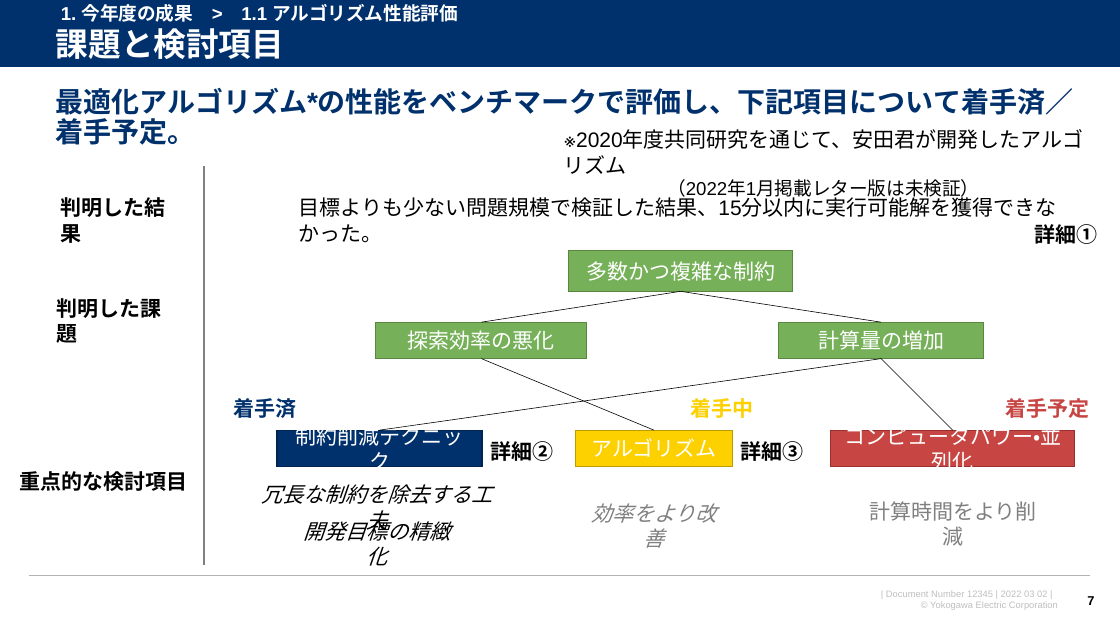
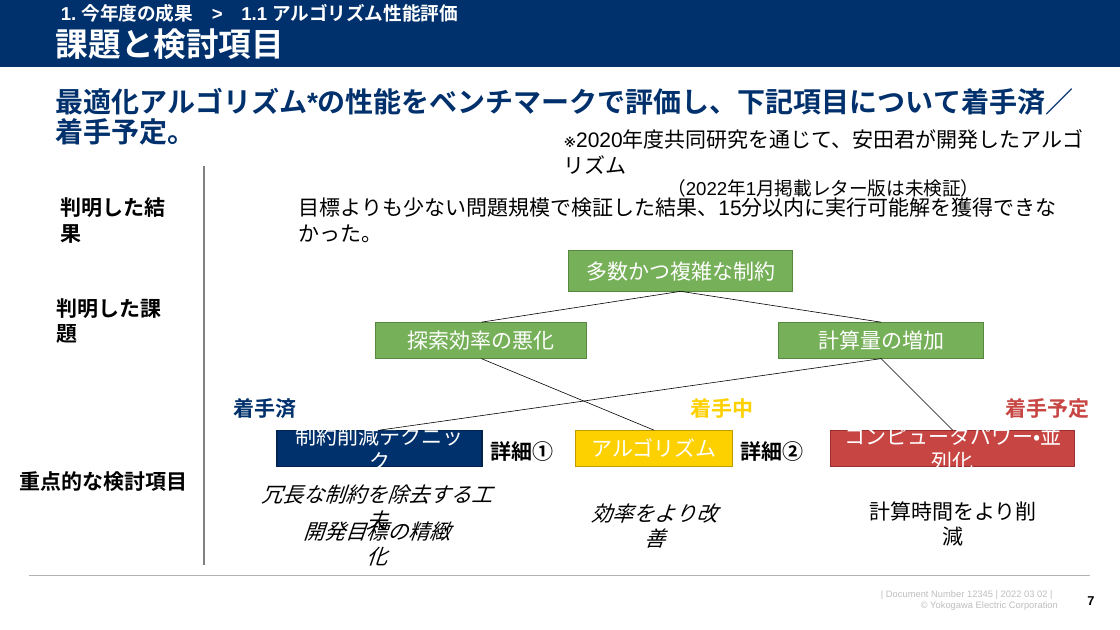
Before and after one commit to watarukumagai-git/opt, a slide deck: slide 7 of 220302_来年度の共同研究について_rev.0.pptx. Drawn at 1120x630 pixels with LibreOffice and Linux fonts; fonts in the diff are those of the drawing; background and template pictures are left out. Boxes give left, top, right and bottom in pixels: in the first picture for what was removed or moved away, otherwise in the second. Text is boxed around its words. In the diff, an @@ line names an element or a change of style, - is before the commit and + after.

```diff
--- a/220302_来年度の共同研究について_rev.0.pptx
+++ b/220302_来年度の共同研究について_rev.0.pptx
@@ text removed at (1034,224,1097,244) @@
-詳細①
@@ text at (490,441,553,461): text changed @@
-詳細②
+詳細①
@@ text at (741,441,804,461): text changed @@
-詳細③
+詳細②
@@ text "効率をより改善" at (592,503,718,548): text colour #808080 to #000000 @@
@@ text "計算時間をより削減" at (869,501,1037,546): text colour #808080 to #000000 @@
```
Also in this commit, not shown: 6 other slides changed, 10 slides added.
